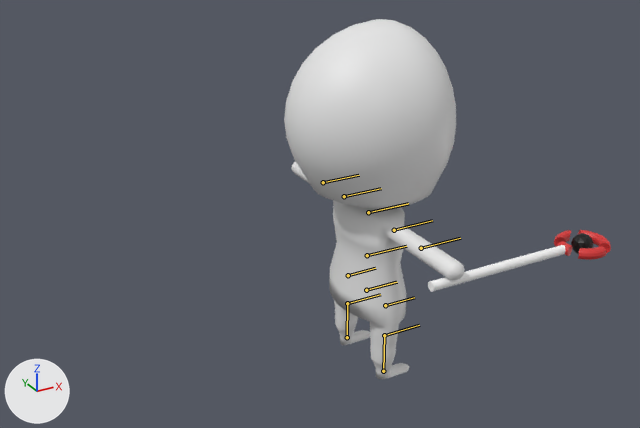
Renders of the FBX model 2023_04_TeamProject/Resource/player/Player.fbx from each side of a commit.
The view is the same before and after, from a 50 mm camera at (-2.42, -3.79, 2.89) aimed at (-0.37, -0.05, 1.02). The axes (+X, +Y, +Z) are drawn at lower left. The lights are the same throughout. The bones that bend it are drawn over the model as lines.

The first picture shows '円柱.005', '球.001', '球.002_球.001'.
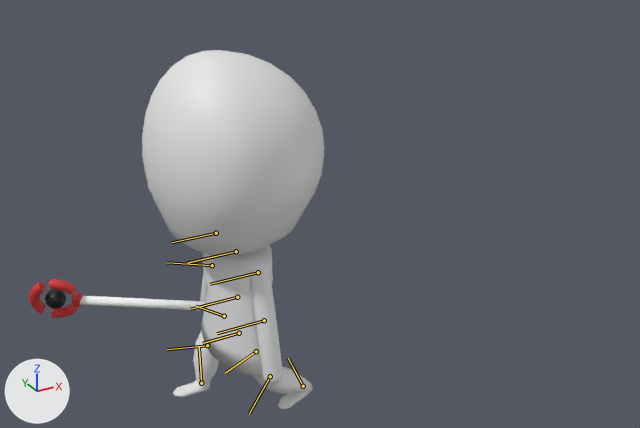
The newer file adds an action. The first version stands in its rest pose; the second is drawn at frame 280 of the action 'アーマチュア.004|Goal'.

Edits to the bpy script that builds the scene:
```text
Change bone_master:
    where bone_master = bpy.data.objects['アーマチュア.004'].pose.bones['Master']
    bone_master.location: (0.0, 0.0, 0.0) -> (-3.01, 0.0, -0.19)
    bone_master.rotation_quaternion: (1.0, 0.0, 0.0, 0.0) -> (0.002, 0.0, 0.0, -1.0)  # degrees (0, 0, 0) -> degrees (0, 0, -180)
Change bone_l_arm_2:
    where bone_l_arm_2 = bpy.data.objects['アーマチュア.004'].pose.bones['L_Arm_2']  # child of 'L_Arm_1'
    bone_l_arm_2.rotation_quaternion: (1.0, 0.0, 0.0, 0.0) -> (0.781, 0.0, -0.625, 0.0)  # degrees (0, 0, 0) -> degrees (0, -77, 0)
Change bone_r_arm_2:
    where bone_r_arm_2 = bpy.data.objects['アーマチュア.004'].pose.bones['R_Arm_2']  # child of 'R_Arm_1'
    bone_r_arm_2.rotation_quaternion: (1.0, 0.0, 0.0, 0.0) -> (0.819, 0.0, 0.573, 0.0)  # degrees (0, 0, 0) -> degrees (0, 70, 0)
Change bone_r_arm_3:
    where bone_r_arm_3 = bpy.data.objects['アーマチュア.004'].pose.bones['R_Arm_3']  # child of 'R_Arm_2'
    bone_r_arm_3.rotation_quaternion: (1.0, 0.0, 0.0, 0.0) -> (0.981, -0.196, 0.0, 0.0)  # degrees (0, 0, 0) -> degrees (-23, 0, 0)
Change bone_l_fut_2:
    where bone_l_fut_2 = bpy.data.objects['アーマチュア.004'].pose.bones['L_Fut_2']  # child of 'L_Fut_1'
    bone_l_fut_2.rotation_quaternion: (1.0, 0.0, 0.0, 0.0) -> (0.98, 0.0, 0.0, 0.199)  # degrees (0, 0, 0) -> degrees (0, 0, 23)
Change bone_l_fut_3:
    where bone_l_fut_3 = bpy.data.objects['アーマチュア.004'].pose.bones['L_Fut_3']  # child of 'L_Fut_2'
    bone_l_fut_3.rotation_quaternion: (1.0, 0.0, 0.0, 0.0) -> (0.957, 0.0, 0.0, 0.291)  # degrees (0, 0, 0) -> degrees (0, 0, 34)
Change bone_l_fut_4:
    where bone_l_fut_4 = bpy.data.objects['アーマチュア.004'].pose.bones['L_Fut_4']  # child of 'L_Fut_3'
    bone_l_fut_4.rotation_quaternion: (1.0, 0.0, 0.0, 0.0) -> (0.957, 0.025, -0.015, -0.289)  # degrees (0, 0, 0) -> degrees (3, -1, -34)
Change bone_r_fut_2:
    where bone_r_fut_2 = bpy.data.objects['アーマチュア.004'].pose.bones['R_Fut_2']  # child of 'R_Fut_1'
    bone_r_fut_2.rotation_quaternion: (1.0, 0.0, 0.0, 0.0) -> (0.956, 0.0, 0.0, -0.295)  # degrees (0, 0, 0) -> degrees (0, 0, -34)
Change bone_r_fut_3:
    where bone_r_fut_3 = bpy.data.objects['アーマチュア.004'].pose.bones['R_Fut_3']  # child of 'R_Fut_2'
    bone_r_fut_3.rotation_quaternion: (1.0, 0.0, 0.0, 0.0) -> (0.98, 0.0, 0.0, 0.197)  # degrees (0, 0, 0) -> degrees (0, 0, 23)
Change bone_r_fut_4:
    where bone_r_fut_4 = bpy.data.objects['アーマチュア.004'].pose.bones['R_Fut_4']  # child of 'R_Fut_3'
    bone_r_fut_4.rotation_quaternion: (1.0, 0.0, 0.0, 0.0) -> (0.995, 0.0, 0.0, 0.103)  # degrees (0, 0, 0) -> degrees (0, 0, 12)
```

Pixel boxes (x1, y1, x2, y2) of what changed, in the pictures (640 x 428 px):
'球.001', posed (6% wider, 9% taller): before (284, 19, 456, 209); after (142, 50, 325, 257)
'円柱.005', posed: before (292, 161, 464, 379); after (173, 245, 313, 409)
'球.002_球.001', no longer drawn: before (428, 230, 611, 292)
'球.002', now drawn: after (29, 279, 205, 318)
bone 'Master', root to tip: before (367, 255) to (367, 255); after (237, 297) to (238, 297)
bone 'L_Arm_2', root to tip: before (344, 196) to (381, 188); after (258, 272) to (210, 284)
bone 'R_Arm_2', root to tip: before (394, 230) to (432, 220); after (216, 233) to (172, 242)
bone 'R_Arm_3', root to tip: before (421, 248) to (460, 238); after (212, 265) to (166, 262)
bone 'L_Fut_2', root to tip: before (348, 275) to (375, 268); after (256, 351) to (225, 373)
bone 'L_Fut_3', root to tip: before (347, 303) to (380, 294); after (270, 376) to (249, 414)
bone 'L_Fut_4', root to tip: before (347, 337) to (347, 303); after (303, 386) to (288, 358)
bone 'R_Fut_2', root to tip: before (385, 305) to (414, 297); after (224, 316) to (196, 306)
bone 'R_Fut_3', root to tip: before (384, 335) to (419, 325); after (207, 345) to (167, 349)
bone 'R_Fut_4', root to tip: before (383, 371) to (384, 335); after (201, 383) to (199, 347)
